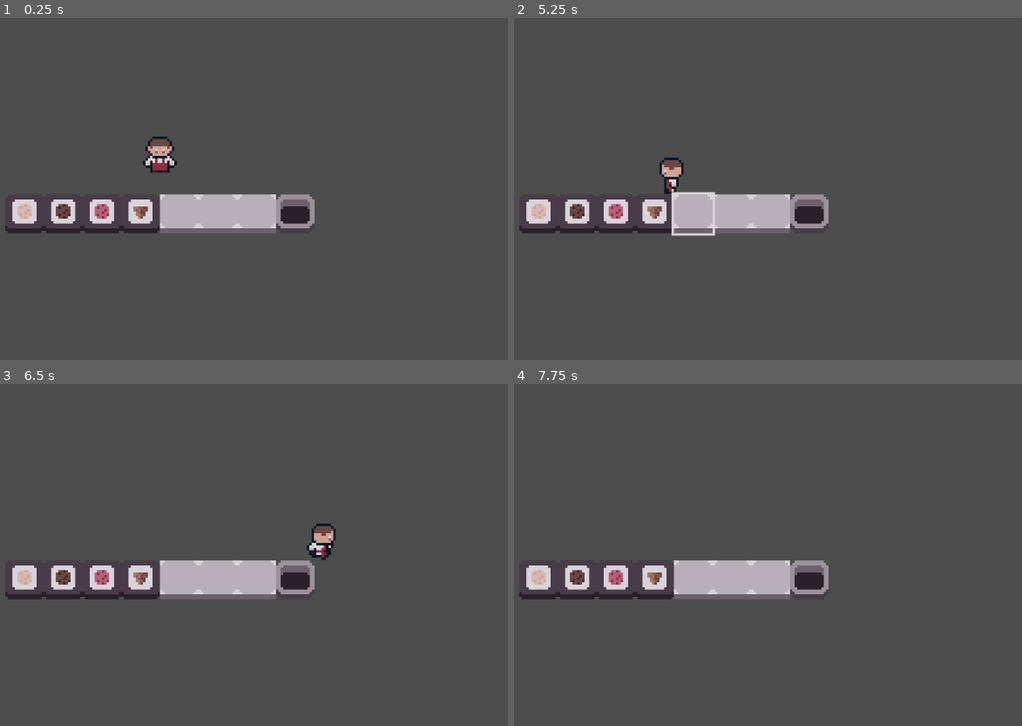
Above: before the commit, frames 1-4 (two rows, left to right).
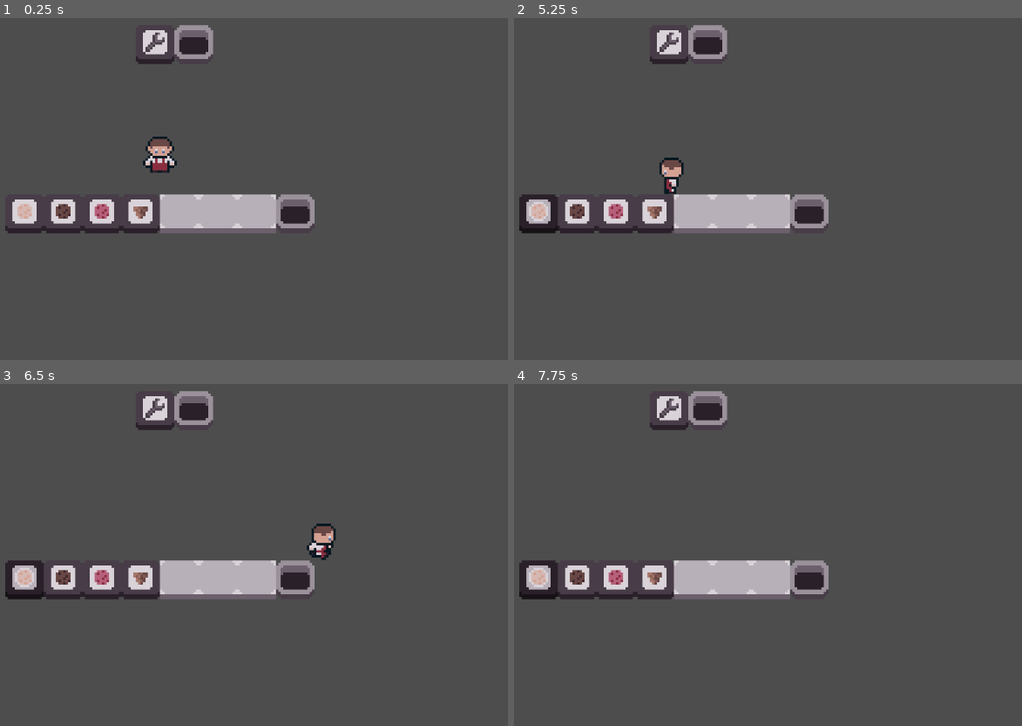
Above: after the commit, the same moments.

Repository: ToBinio/ice-truck
Game: Godot game, scene res://main.tscn
Same seed, same stepped clock (60 frames per second), same inputs: the game is played once before the commit and once after it.
Inputs:
- Up to frame 1 (0.25 s): no input
- Up to frame 2 (5.25 s): tap Enter at 0.5 s; hold Right (right) 0.53-1.28 s; hold E (interact) 0.53-1.28 s; hold Down (down) 1.28-2.03 s; tap E (interact) at 1.35, 2.85, 4.35 s; hold Right (right) 2.03-2.78 s; hold E (interact) 2.03-2.78 s; hold Up (up) 2.78-3.53 s; tap Space at 3.5 s; hold E (interact) 3.53-4.28 s; hold Left (left) 3.53-5.03 s; hold Down (down) from 5.03 s (still down); hold E (interact) from 5.03 s (still down)
- Up to frame 3 (6.5 s): release Down (down) at 5.78 s; release E (interact) at 5.78 s; hold Right (right) from 5.78 s (still down); tap E (interact) at 5.85 s
- Up to frame 4 (7.75 s): release Right (right) at 6.53 s; hold Up (up) 6.53-7.28 s; hold E (interact) 6.53-7.28 s; hold Right (right) from 7.28 s (still down); tap E (interact) at 7.35 s

The runs differ from the first frame. In frame 1, 1.1% of the frame differs, in the area x 26-43%, y 2-14%; in frame 2, 1.9%, in the area x 1-43%, y 2-64%; in frame 3, 1.6%; in frame 4, 1.6%.

Commit message:
randomly break interactable - resolves #3

Diff:
--- a/Interactables/Interactable.tscn
+++ b/Interactables/Interactable.tscn
@@ -1,6 +1,7 @@
-[gd_scene load_steps=4 format=3 uid="uid://ck4hakxpc68dk"]
+[gd_scene load_steps=5 format=3 uid="uid://ck4hakxpc68dk"]
 
 [ext_resource type="Script" uid="uid://clpjnytcxurqt" path="res://Interactables/interactable.gd" id="1_nuwr0"]
+[ext_resource type="Resource" uid="uid://dwctef6ow7db3" path="res://Items/Ingredient/Ingredients/wrench.tres" id="2_78h5l"]
 
 [sub_resource type="PlaceholderTexture2D" id="PlaceholderTexture2D_nuwr0"]
 size = Vector2(16, 16)
@@ -8,11 +9,22 @@
 [sub_resource type="RectangleShape2D" id="RectangleShape2D_78h5l"]
 size = Vector2(16, 16)
 
-[node name="Interactable" type="StaticBody2D"]
+[node name="Interactable" type="StaticBody2D" groups=["Interactables"]]
+y_sort_enabled = true
 script = ExtResource("1_nuwr0")
+wrench_ingredient = ExtResource("2_78h5l")
+can_break = true
+
+[node name="Overlay" type="Sprite2D" parent="."]
+unique_name_in_owner = true
+modulate = Color(1, 1, 1, 0.784314)
+z_index = 1
+y_sort_enabled = true
+texture = SubResource("PlaceholderTexture2D_nuwr0")
 
 [node name="Sprite2D" type="Sprite2D" parent="."]
 unique_name_in_owner = true
+y_sort_enabled = true
 texture = SubResource("PlaceholderTexture2D_nuwr0")
 
 [node name="CollisionShape2D" type="CollisionShape2D" parent="."]
--- a/Interactables/Spawner/Spawner.tscn
+++ b/Interactables/Spawner/Spawner.tscn
@@ -4,23 +4,25 @@
 [ext_resource type="Script" uid="uid://dk7x2y0fbumee" path="res://Interactables/Spawner/spawner.gd" id="2_d22e4"]
 [ext_resource type="Texture2D" uid="uid://r54l8puixg7m" path="res://Interactables/Spawner/spawner.png" id="3_7aaii"]
 
-[sub_resource type="AtlasTexture" id="AtlasTexture_7aaii"]
-atlas = ExtResource("3_7aaii")
-region = Rect2(0, 0, 18, 0)
-
-[sub_resource type="AtlasTexture" id="AtlasTexture_emw8u"]
-atlas = ExtResource("3_7aaii")
-region = Rect2(18, 0, 18, 0)
-
 [sub_resource type="AtlasTexture" id="AtlasTexture_4v330"]
 atlas = ExtResource("3_7aaii")
 region = Rect2(0, 0, 18, 0)
 
+[sub_resource type="AtlasTexture" id="AtlasTexture_lw37u"]
+atlas = ExtResource("3_7aaii")
+region = Rect2(18, 0, 18, 0)
+
+[sub_resource type="AtlasTexture" id="AtlasTexture_emw8u"]
+atlas = ExtResource("3_7aaii")
+region = Rect2(36, 0, 18, 0)
+
 [node name="Interactable" instance=ExtResource("1_7guo8")]
 script = ExtResource("2_d22e4")
 ingredient = null
-texture = SubResource("AtlasTexture_7aaii")
-highlight_texture = SubResource("AtlasTexture_emw8u")
+texture = SubResource("AtlasTexture_4v330")
+highlight_texture = SubResource("AtlasTexture_lw37u")
+broken_texture = SubResource("AtlasTexture_emw8u")
+is_broken = null
 
 [node name="Sprite2D" parent="." index="0"]
 texture = SubResource("AtlasTexture_4v330")
--- a/Interactables/Spawner/spawner.gd
+++ b/Interactables/Spawner/spawner.gd
@@ -7,11 +7,17 @@
 	ingredient_sprite.texture = ingredient.icon_texture
 
 func interact(player: Player):
+	if super(player):
+		return
+
 	if player.item:
 		return
 
 	var item = ItemResource.from_ingredient(ingredient)
 	player.item = item
 
-func can_interact(player: Player) -> bool:
+func can_interact(player: Player):
+	if super(player) != null:
+		return super(player)
+
 	return player.item == null;
--- a/Interactables/Table/Table.tscn
+++ b/Interactables/Table/Table.tscn
@@ -9,19 +9,24 @@
 atlas = ExtResource("4_yb6yu")
 region = Rect2(0, 0, 18, 0)
 
+[sub_resource type="AtlasTexture" id="AtlasTexture_un5th"]
+atlas = ExtResource("4_yb6yu")
+region = Rect2(36, 0, 18, 0)
+
 [sub_resource type="AtlasTexture" id="AtlasTexture_fuq1b"]
 atlas = ExtResource("4_yb6yu")
 region = Rect2(18, 0, 18, 0)
 
-[node name="Interactable" instance=ExtResource("1_4461c")]
+[node name="Table" instance=ExtResource("1_4461c")]
 script = ExtResource("1_0lgxk")
 item = null
 texture = SubResource("AtlasTexture_yb6yu")
+broken_texture = SubResource("AtlasTexture_un5th")
 highlight_texture = SubResource("AtlasTexture_fuq1b")
 
 [node name="ItemHoldable" parent="." index="0" instance=ExtResource("3_mx5ah")]
 unique_name_in_owner = true
 position = Vector2(0, -1)
 
-[node name="Sprite2D" parent="." index="1"]
+[node name="Sprite2D" parent="." index="2"]
 texture = SubResource("AtlasTexture_yb6yu")
--- a/Interactables/Table/table.gd
+++ b/Interactables/Table/table.gd
@@ -13,6 +13,9 @@
 	item_holdable.item = item
 
 func interact(player: Player):
+	if super(player):
+		return
+
 	if not item and player.item:
 		item = player.item
 		player.item = null
@@ -27,7 +30,10 @@
 		item = combination
 		player.item = null
 
-func can_interact(player: Player) -> bool:
+func can_interact(player: Player):
+	if super(player) != null:
+		return super(player)
+
 	if not item and not player.item:
 		return false
 
--- a/Interactables/Trash/Trash.tscn
+++ b/Interactables/Trash/Trash.tscn
@@ -4,22 +4,24 @@
 [ext_resource type="Script" uid="uid://dounxss4hss5f" path="res://Interactables/Trash/trash.gd" id="2_gh8ng"]
 [ext_resource type="Texture2D" uid="uid://bixkwd5mv01v6" path="res://Interactables/Trash/trash.png" id="3_jxmfd"]
 
-[sub_resource type="AtlasTexture" id="AtlasTexture_jxmfd"]
-atlas = ExtResource("3_jxmfd")
-region = Rect2(0, 0, 18, 0)
-
-[sub_resource type="AtlasTexture" id="AtlasTexture_3pha2"]
-atlas = ExtResource("3_jxmfd")
-region = Rect2(18, 0, 18, 0)
-
 [sub_resource type="AtlasTexture" id="AtlasTexture_4ila1"]
 atlas = ExtResource("3_jxmfd")
 region = Rect2(0, 0, 18, 0)
 
+[sub_resource type="AtlasTexture" id="AtlasTexture_a1u34"]
+atlas = ExtResource("3_jxmfd")
+region = Rect2(18, 0, 18, 0)
+
+[sub_resource type="AtlasTexture" id="AtlasTexture_3pha2"]
+atlas = ExtResource("3_jxmfd")
+region = Rect2(36, 0, 18, 0)
+
 [node name="Interactable" instance=ExtResource("1_da31b")]
 script = ExtResource("2_gh8ng")
-texture = SubResource("AtlasTexture_jxmfd")
-highlight_texture = SubResource("AtlasTexture_3pha2")
+texture = SubResource("AtlasTexture_4ila1")
+highlight_texture = SubResource("AtlasTexture_a1u34")
+broken_texture = SubResource("AtlasTexture_3pha2")
+is_broken = null
 
 [node name="Sprite2D" parent="." index="0"]
 texture = SubResource("AtlasTexture_4ila1")
--- a/Interactables/Trash/trash.gd
+++ b/Interactables/Trash/trash.gd
@@ -1,7 +1,13 @@
 extends Interactable
 
 func interact(player: Player):
+	if super(player):
+		return
+
 	player.item = null
 
-func can_interact(player: Player) -> bool:
+func can_interact(player: Player):
+	if super(player) != null:
+		return super(player)
+
 	return player.item != null;
--- a/Interactables/interactable.gd
+++ b/Interactables/interactable.gd
@@ -2,28 +2,48 @@
 class_name Interactable
 
 @export var texture: Texture2D
+@export var broken_texture: Texture2D
+
 @export var highlight_texture: Texture2D
 
+@export var wrench_ingredient: BasicIngredient
+
 @onready var sprite_2d: Sprite2D = %Sprite2D
+@onready var overlay: Sprite2D = %Overlay
 
 var _can_interact = false
+@export var is_broken = false
+@export var can_break = false
 
 func _process(_delta: float) -> void:
-	if _can_interact:
-		sprite_2d.texture = highlight_texture
-		sprite_2d.z_index = 0
+	if is_broken:
+		sprite_2d.texture = broken_texture
 	else:
 		sprite_2d.texture = texture
-		sprite_2d.z_index = -1
+
+	if _can_interact:
+		overlay.texture = highlight_texture
+	else:
+		overlay.texture = null
 
 	_can_interact = false
 
-func interact(_player: Player):
-	printerr("Interact funktion not overwritten!")
+func interact(player: Player) -> bool:
+	if(is_broken and player.item and player.item.basic == wrench_ingredient):
+		is_broken = false
+		player.item = null
+		return true
+
+	return false
 
 func try_interact(player: Player):
 	_can_interact = can_interact(player)
 
-func can_interact(_player: Player) -> bool:
-	printerr("can_interact funktion not overwritten!")
-	return false
+func can_interact(player: Player):
+	if(is_broken and player.item and player.item.basic == wrench_ingredient):
+		return true
+
+	if (is_broken):
+		return false
+
+	return null
--- a/Items/Ingredient/Ingredients/cone.tres
+++ b/Items/Ingredient/Ingredients/cone.tres
@@ -1,4 +1,4 @@
-[gd_resource type="Resource" load_steps=6 format=3 uid="uid://b4eeu8gem8aqi"]
+[gd_resource type="Resource" script_class="BaseIngredient" load_steps=6 format=3 uid="uid://b4eeu8gem8aqi"]
 
 [ext_resource type="Script" uid="uid://fkdliok7ftoe" path="res://Items/Ingredient/base_ingredient.gd" id="1_q7cu6"]
 [ext_resource type="Texture2D" uid="uid://6gkpjgw28kd2" path="res://Items/Ingredient/Ingredients/ingredients.png" id="2_430tg"]
--- a/Items/Ingredient/Ingredients/ice_chocolate.tres
+++ b/Items/Ingredient/Ingredients/ice_chocolate.tres
@@ -1,4 +1,4 @@
-[gd_resource type="Resource" load_steps=8 format=3 uid="uid://cpnl4lkcotet3"]
+[gd_resource type="Resource" script_class="IceIngredient" load_steps=8 format=3 uid="uid://cpnl4lkcotet3"]
 
 [ext_resource type="Script" uid="uid://b1gl3od3uby36" path="res://Items/Ingredient/ice_ingredient.gd" id="1_lp71h"]
 [ext_resource type="Texture2D" uid="uid://o53mm2gqr6qk" path="res://Items/Ingredient/Ingredients/ingredients_model.png" id="2_0risv"]
--- a/Items/Ingredient/Ingredients/ice_strawberry.tres
+++ b/Items/Ingredient/Ingredients/ice_strawberry.tres
@@ -1,4 +1,4 @@
-[gd_resource type="Resource" load_steps=8 format=3 uid="uid://s8nlqrc0s2mq"]
+[gd_resource type="Resource" script_class="IceIngredient" load_steps=8 format=3 uid="uid://s8nlqrc0s2mq"]
 
 [ext_resource type="Script" uid="uid://b1gl3od3uby36" path="res://Items/Ingredient/ice_ingredient.gd" id="1_fbhnx"]
 [ext_resource type="Texture2D" uid="uid://o53mm2gqr6qk" path="res://Items/Ingredient/Ingredients/ingredients_model.png" id="2_3rvy8"]
--- a/Items/Ingredient/Ingredients/ice_vanilla.tres
+++ b/Items/Ingredient/Ingredients/ice_vanilla.tres
@@ -1,4 +1,4 @@
-[gd_resource type="Resource" load_steps=8 format=3 uid="uid://cpsmhquju0ld2"]
+[gd_resource type="Resource" script_class="IceIngredient" load_steps=8 format=3 uid="uid://cpsmhquju0ld2"]
 
 [ext_resource type="Script" uid="uid://b1gl3od3uby36" path="res://Items/Ingredient/ice_ingredient.gd" id="1_prts8"]
 [ext_resource type="Texture2D" uid="uid://6gkpjgw28kd2" path="res://Items/Ingredient/Ingredients/ingredients.png" id="2_3fosd"]
--- /dev/null
+++ b/Items/Ingredient/Ingredients/wrench.tres
@@ -0,0 +1,11 @@
+[gd_resource type="Resource" script_class="BasicIngredient" load_steps=3 format=3 uid="uid://dwctef6ow7db3"]
+
+[ext_resource type="Script" uid="uid://cjfebeeg3hf0" path="res://Items/Ingredient/basic_ingredient.gd" id="1_5fmlh"]
+[ext_resource type="Texture2D" uid="uid://du4l7wanitdxu" path="res://Items/Ingredient/Ingredients/wrench.png" id="1_axa8e"]
+
+[resource]
+script = ExtResource("1_5fmlh")
+model_texture = ExtResource("1_axa8e")
+name = "Wrench"
+icon_texture = ExtResource("1_axa8e")
+metadata/_custom_type_script = "uid://cjfebeeg3hf0"
--- /dev/null
+++ b/Items/Ingredient/basic_ingredient.gd
@@ -0,0 +1,4 @@
+extends Ingredient
+class_name BasicIngredient
+
+@export var model_texture: Texture
--- a/Items/item.gd
+++ b/Items/item.gd
@@ -14,6 +14,9 @@
 	if(resource.base):
 		_display_ingredient(resource.base.model_texture)
 
+	if(resource.basic):
+		_display_ingredient(resource.basic.model_texture)
+
 func _display_ingredient(texture: Texture2D):
 	var sprite = Sprite2D.new()
 	sprite.texture = texture
--- a/Items/item_resource.gd
+++ b/Items/item_resource.gd
@@ -1,5 +1,7 @@
 extends Resource
 class_name ItemResource
+
+@export var basic: BasicIngredient
 
 @export var base: BaseIngredient
 @export var ice: Array[IceIngredient]
@@ -9,6 +11,8 @@
 static func from_ingredient(ingredient:Ingredient) -> ItemResource:
 	var item = ItemResource.new()
 
+	if ingredient is BasicIngredient:
+		item.basic = ingredient
 	if ingredient is IceIngredient:
 		item.ice.append(ingredient)
 	if ingredient is BaseIngredient:
@@ -30,6 +34,9 @@
 	return item
 
 static func can_combine(a: ItemResource, b: ItemResource) -> bool:
+	if a.basic or b.basic:
+		return false
+
 	if a.base and b.base:
 		return false
 
--- /dev/null
+++ b/game_manager.gd
@@ -0,0 +1,15 @@
+extends Node
+
+func _on_timer_timeout() -> void:
+	var interactables = get_tree().get_nodes_in_group("Interactables")
+
+	var break_able: Array[Interactable] = []
+
+	for interactable in interactables:
+		if interactable is Interactable:
+			if interactable.can_break and not interactable.is_broken:
+				break_able.append(interactable)
+
+	if not break_able.is_empty():
+		var interactable = break_able.pick_random() as Interactable
+		interactable.is_broken = true
--- a/main.tscn
+++ b/main.tscn
@@ -1,54 +1,87 @@
-[gd_scene load_steps=12 format=3 uid="uid://cn1syn1671361"]
+[gd_scene load_steps=11 format=3 uid="uid://cn1syn1671361"]
 
+[ext_resource type="Script" uid="uid://dax1lftn7otqb" path="res://game_manager.gd" id="1_4c57u"]
 [ext_resource type="PackedScene" uid="uid://767e7mgf23rr" path="res://player/player.tscn" id="1_ig7tw"]
 [ext_resource type="PackedScene" uid="uid://cjpqguam1rh2i" path="res://Interactables/Table/Table.tscn" id="2_0xm2m"]
-[ext_resource type="Script" uid="uid://b1gl3od3uby36" path="res://Items/Ingredient/ice_ingredient.gd" id="3_4c57u"]
-[ext_resource type="Script" uid="uid://bipvtd5t5b2mo" path="res://Items/item_resource.gd" id="3_h2yge"]
 [ext_resource type="Resource" uid="uid://b4eeu8gem8aqi" path="res://Items/Ingredient/Ingredients/cone.tres" id="4_lquwl"]
 [ext_resource type="PackedScene" uid="uid://dtjflmog6ee8h" path="res://Interactables/Trash/Trash.tscn" id="6_7mycd"]
 [ext_resource type="PackedScene" uid="uid://cpyehnysyejpv" path="res://Interactables/Spawner/Spawner.tscn" id="7_272bh"]
 [ext_resource type="Resource" uid="uid://s8nlqrc0s2mq" path="res://Items/Ingredient/Ingredients/ice_strawberry.tres" id="8_5vw27"]
+[ext_resource type="Resource" uid="uid://dwctef6ow7db3" path="res://Items/Ingredient/Ingredients/wrench.tres" id="8_efxa6"]
 [ext_resource type="Resource" uid="uid://cpnl4lkcotet3" path="res://Items/Ingredient/Ingredients/ice_chocolate.tres" id="9_4c57u"]
 [ext_resource type="Resource" uid="uid://cpsmhquju0ld2" path="res://Items/Ingredient/Ingredients/ice_vanilla.tres" id="10_efxa6"]
 
-[sub_resource type="Resource" id="Resource_1bvp3"]
-script = ExtResource("3_h2yge")
-ice = Array[ExtResource("3_4c57u")]([])
-metadata/_custom_type_script = "uid://bipvtd5t5b2mo"
+[node name="Node2D" type="Node2D"]
+y_sort_enabled = true
 
-[node name="Node2D" type="Node2D"]
+[node name="GameManager" type="Node" parent="." groups=["GameManager"]]
+script = ExtResource("1_4c57u")
+
+[node name="Timer" type="Timer" parent="GameManager"]
+wait_time = 5.0
+autostart = true
 
 [node name="Player" parent="." instance=ExtResource("1_ig7tw")]
 position = Vector2(0, -27)
 
 [node name="Table2" parent="." instance=ExtResource("2_0xm2m")]
+y_sort_enabled = false
 position = Vector2(24, 0)
+is_broken = false
 
 [node name="Table3" parent="." instance=ExtResource("2_0xm2m")]
+y_sort_enabled = false
 position = Vector2(40, 0)
+is_broken = false
 
 [node name="Table" parent="." instance=ExtResource("2_0xm2m")]
+y_sort_enabled = false
 position = Vector2(8, 0)
-item = SubResource("Resource_1bvp3")
+is_broken = false
 
 [node name="Trash" parent="." instance=ExtResource("6_7mycd")]
+y_sort_enabled = false
 position = Vector2(56, 0)
+is_broken = false
+
+[node name="Trash2" parent="." instance=ExtResource("6_7mycd")]
+y_sort_enabled = false
+position = Vector2(14, -70)
+is_broken = false
+can_break = false
 
 [node name="Spawner2" parent="." instance=ExtResource("7_272bh")]
+y_sort_enabled = false
 position = Vector2(-24, 0)
 ingredient = ExtResource("8_5vw27")
+is_broken = false
 
 [node name="Spawner3" parent="." instance=ExtResource("7_272bh")]
+y_sort_enabled = false
 position = Vector2(-40, 0)
 ingredient = ExtResource("9_4c57u")
+is_broken = false
 
 [node name="Spawner4" parent="." instance=ExtResource("7_272bh")]
+y_sort_enabled = false
 position = Vector2(-56, 0)
 ingredient = ExtResource("10_efxa6")
+is_broken = false
 
 [node name="Spawner" parent="." instance=ExtResource("7_272bh")]
+y_sort_enabled = false
 position = Vector2(-8, 0)
 ingredient = ExtResource("4_lquwl")
+is_broken = false
+
+[node name="Spawner5" parent="." instance=ExtResource("7_272bh")]
+y_sort_enabled = false
+position = Vector2(-2, -70)
+ingredient = ExtResource("8_efxa6")
+is_broken = false
+can_break = false
 
 [node name="Camera2D" type="Camera2D" parent="."]
 zoom = Vector2(4, 4)
+
+[connection signal="timeout" from="GameManager/Timer" to="GameManager" method="_on_timer_timeout"]
--- a/player/player.gd
+++ b/player/player.gd
@@ -42,8 +42,8 @@
 		var collider = ray_cast.get_collider()
 
 		if collider and collider is Interactable:
-			collider.interact(self)
-
+			if collider.can_interact(self):
+				collider.interact(self)
 
 func _physics_process(_delta: float) -> void:
 	var input := Input.get_vector("left", "right", "up", "down")
--- a/player/player.tscn
+++ b/player/player.tscn
@@ -700,10 +700,12 @@
 radius = 5.09902
 
 [node name="Player" type="CharacterBody2D"]
+y_sort_enabled = true
 script = ExtResource("1_oul6g")
 speed = 100.0
 
 [node name="AnimatedSprite2D" type="AnimatedSprite2D" parent="."]
+y_sort_enabled = true
 position = Vector2(0, 2)
 sprite_frames = SubResource("SpriteFrames_g4c7l")
 animation = &"Down"
--- a/project.godot
+++ b/project.godot
@@ -14,6 +14,11 @@
 run/main_scene="uid://cn1syn1671361"
 config/features=PackedStringArray("4.4", "GL Compatibility")
 config/icon="res://icon.svg"
+
+[global_group]
+
+GameManager=""
+Interactables=""
 
 [input]
 
Binary file changed: Interactables/Spawner/spawner.aseprite
Binary file changed: Interactables/Spawner/spawner.png
Not shown: 1 places in Interactables/Table/Table.tscn that only renumber resources
Binary file changed: Interactables/Table/table.ase
Binary file changed: Interactables/Table/table.png
Binary file changed: Interactables/Trash/trash.aseprite
Binary file changed: Interactables/Trash/trash.png
Binary file added: Items/Ingredient/Ingredients/wrench.png
Binary file added: Items/Ingredient/Ingredients/wrench.png.aseprite
Not shown, added: Items/Ingredient/Ingredients/wrench.png.import
Not shown, added: Items/Ingredient/basic_ingredient.gd.uid
Not shown, added: game_manager.gd.uid
